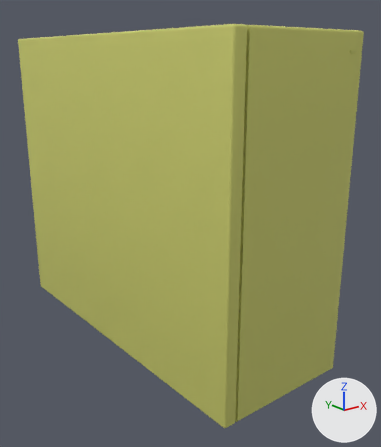
The FBX model Assets/Models/Computers/Gen_1/Computer_Gen_1_Tower.fbx, before and after one commit.
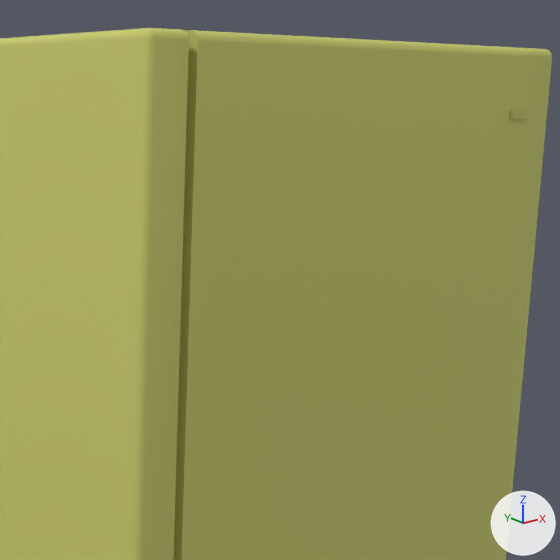
Old and new are each drawn whole from a camera (50 mm lens) standing at (-0.004, -0.542, 0.417) and looking at (0.482, 0.066, 0.174) and again close up on the part from 49% to 96% of the width and 3% to 44% of the height. The axes (+X, +Y, +Z) are drawn at lower right. The lights are the same throughout. Where no turn or scale is listed for an object, it has been applied to the vertices.

Names of what the first close-up shows: 'q700'.
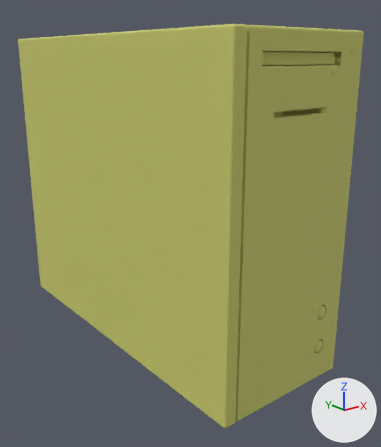
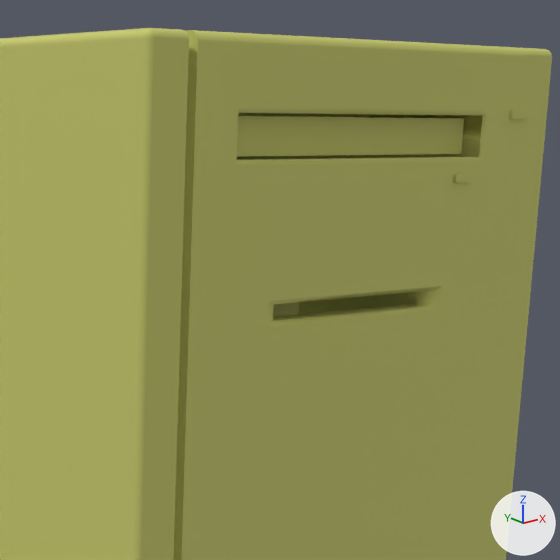
The change, as a list of edits to the scene's bpy script:
```text
Change me_mesh:
    used by ob_q700; location = (0.0, 0.1085, 0.0)
    remove me_mesh.from_pydata(...)  # 260 vertices, 510 faces; spans x 0.352..0.558, y -0.271..0.27, z 0.001..0.447
    add me_mesh.from_pydata(...)  # 1302 vertices, 1310 faces; spans x 0.352..0.558, y -0.163..0.378, z 0.001..0.447
    me_mesh part 1: the loose piece of 252 vertices spanning x 0.352..0.558, y -0.27..0.27, z 0.001..0.447 is rebuilt with 780 vertices and now spans x 0.352..0.558, y -0.162..0.378, z 0.001..0.447
    me_mesh part 2: a new loose piece of 32 vertices spanning x 0.503..0.513, y -0.163..-0.161, z 0.401..0.404, in mat_cpu (yellow #c9cb6c)
Change ob_q700:
    ob_q700.location: (0.0, 0.1085, 0.0) -> (0.0, 0.0, 0.0)
```

Where the change shows, as pixel boxes [x1, y1, x2, y2] in the close-ups (560 x 560 px):
'q700', reshaped, moved
    both: [0, 28, 552, 560]
part 1 of me_mesh, rebuilt
    both: [0, 28, 552, 560]
part 2 of me_mesh, added
    after: [453, 173, 474, 182]
